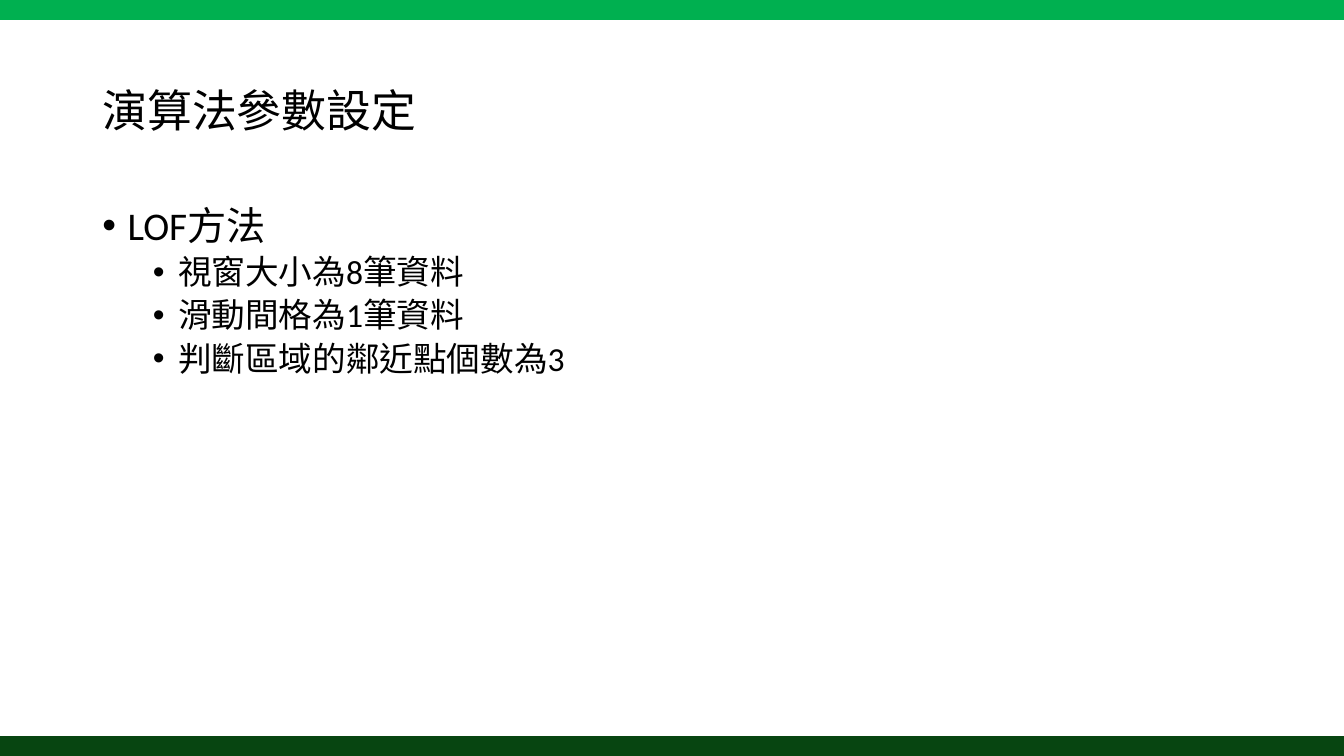
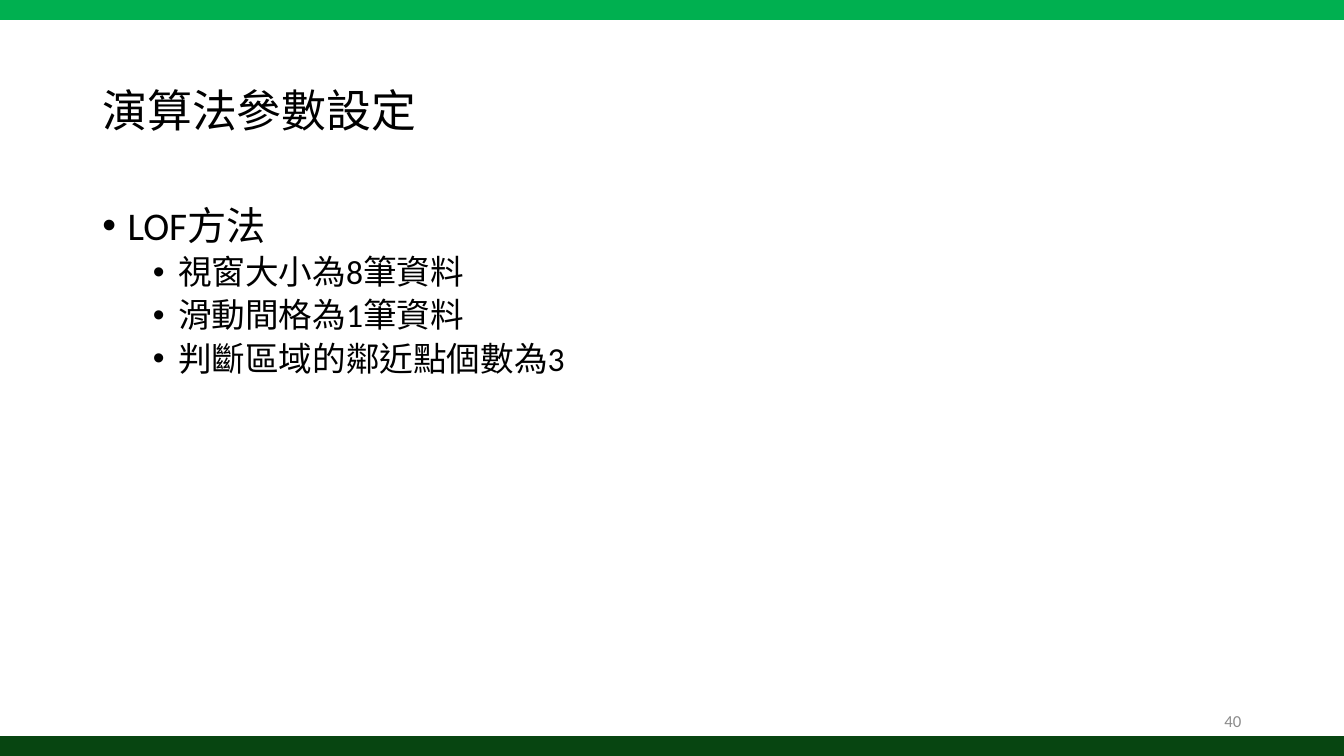
Before and after one commit to tedrong/Paper, a slide deck: slide 40 of Anomaly Detection and Event Alert System for IOT Integrated Management Platform.pptx. Drawn at 1344x756 pixels with LibreOffice and Linux fonts; fonts in the diff are those of the drawing. Boxes give left, top, right and bottom in pixels: in the first picture for what was removed or moved away, otherwise in the second. Text is boxed around its words. In the diff, an @@ line names an element or a change of style, - is before the commit and + after.

```diff
--- a/Anomaly Detection and Event Alert System for IOT Integrated Management Platform.pptx
+++ b/Anomaly Detection and Event Alert System for IOT Integrated Management Platform.pptx
@@ page number added at (1224,716,1241,727), 12 pt, text #8C8C8C @@
+40
```
Also in this commit, not shown: 48 other slides changed.
